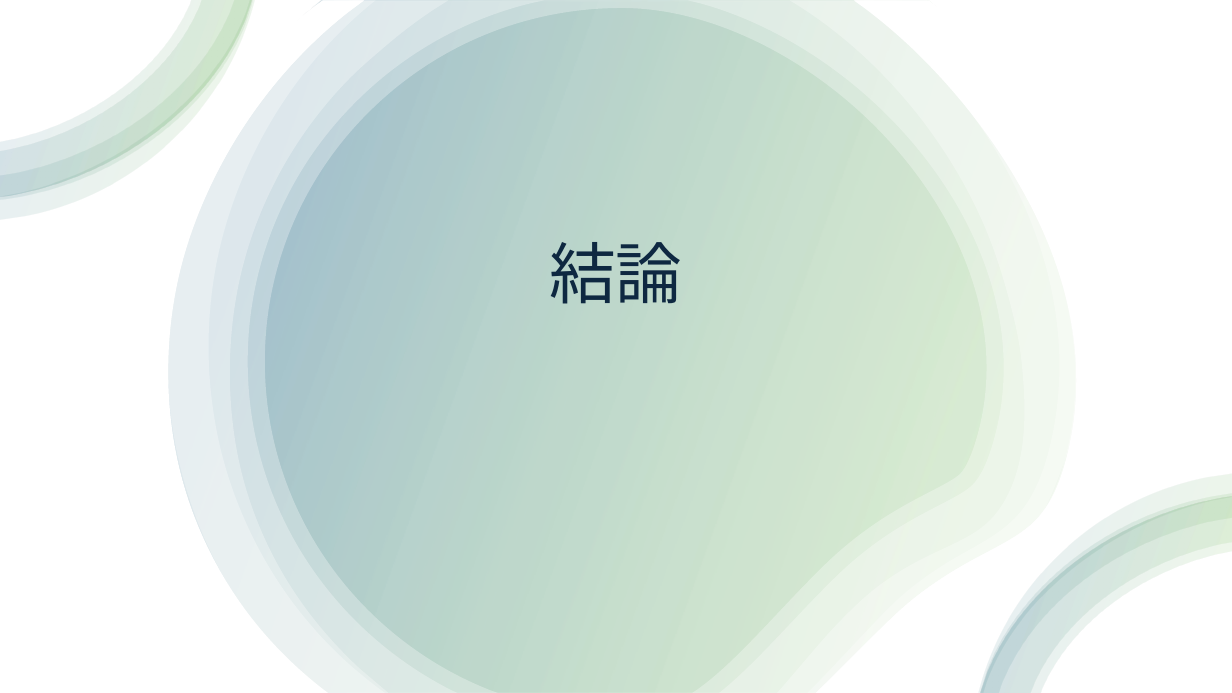
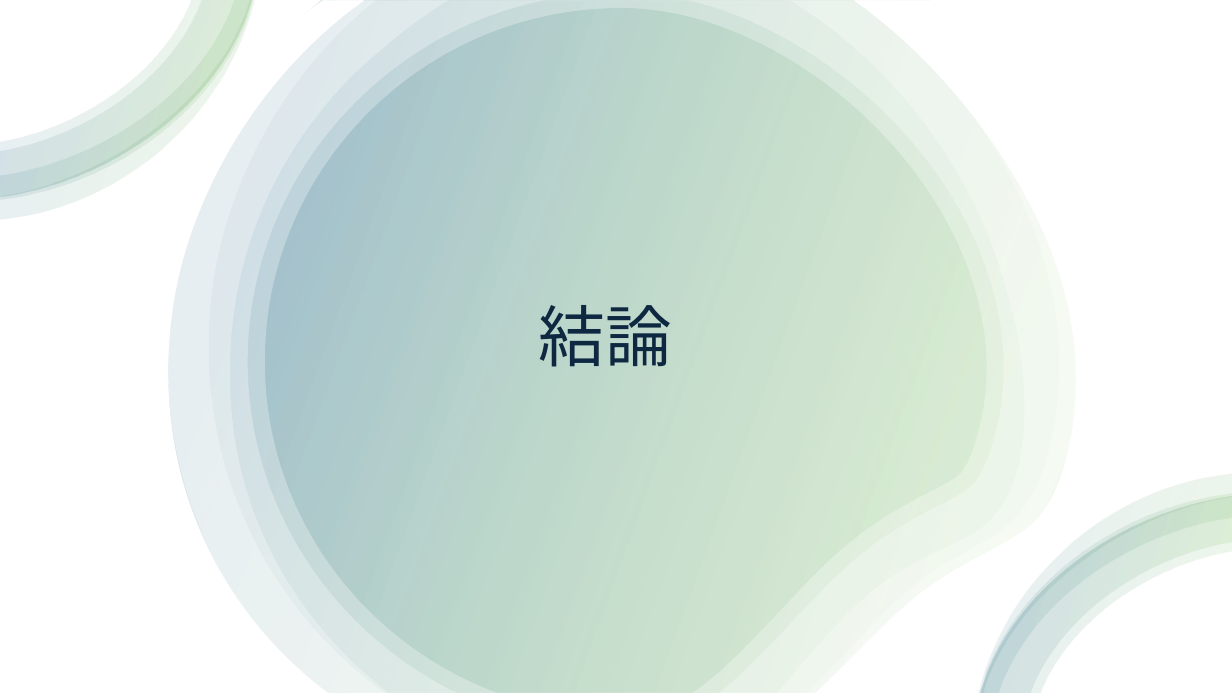
Before and after one commit to neru142/Flutter_Lessons, a slide deck: slide 6 of 21410068.pptx. Drawn at 1232x693 pixels with LibreOffice and Linux fonts; fonts in the diff are those of the drawing. Boxes give left, top, right and bottom in pixels: in the first picture for what was removed or moved away, otherwise in the second. Text is boxed around its words. In the diff, an @@ line names an element or a change of style, - is before the commit and + after.

```diff
--- a/21410068.pptx
+++ b/21410068.pptx
@@ title "結論": place and size @@
-title "結論" at box(549, 242, 682, 304)
+title "結論" at box(539, 305, 672, 367)
```
Also in this commit, not shown: 4 other slides changed, 1 slide added, 1 slide removed.
